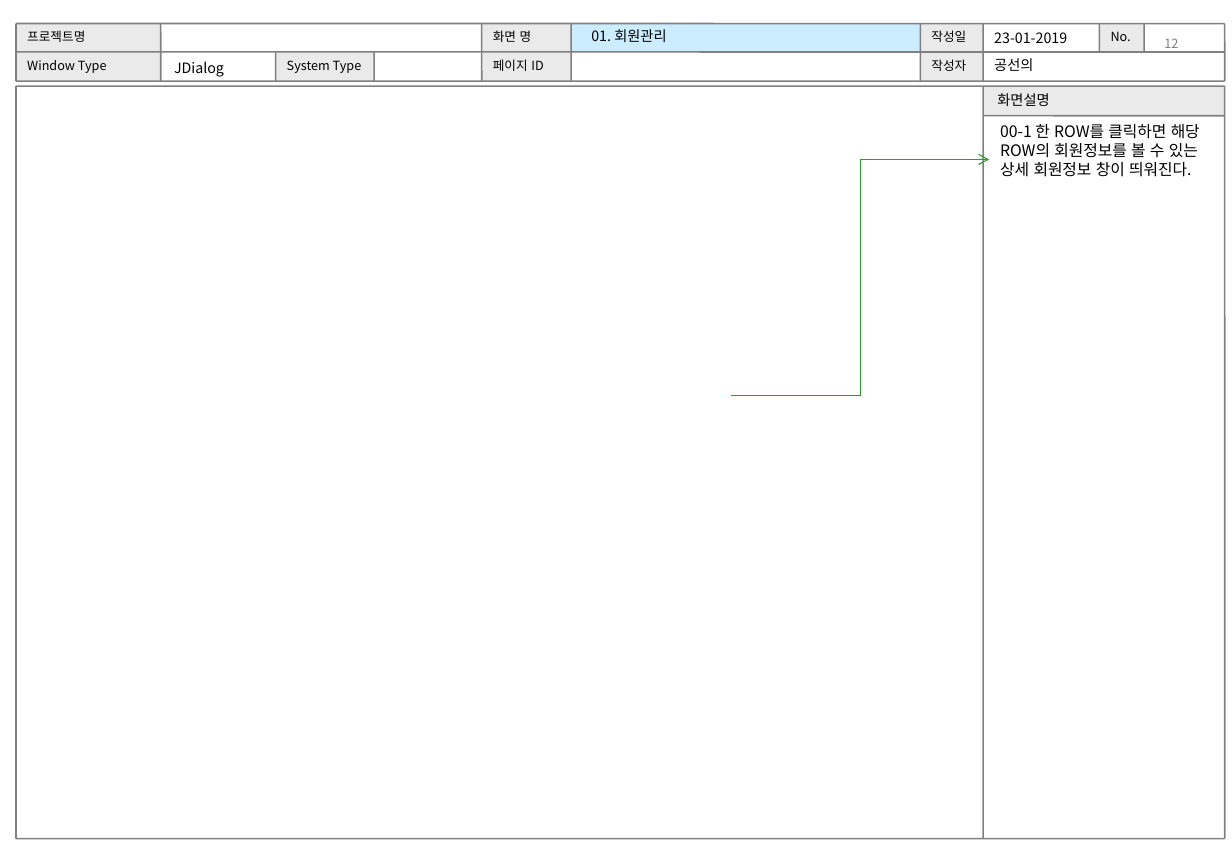
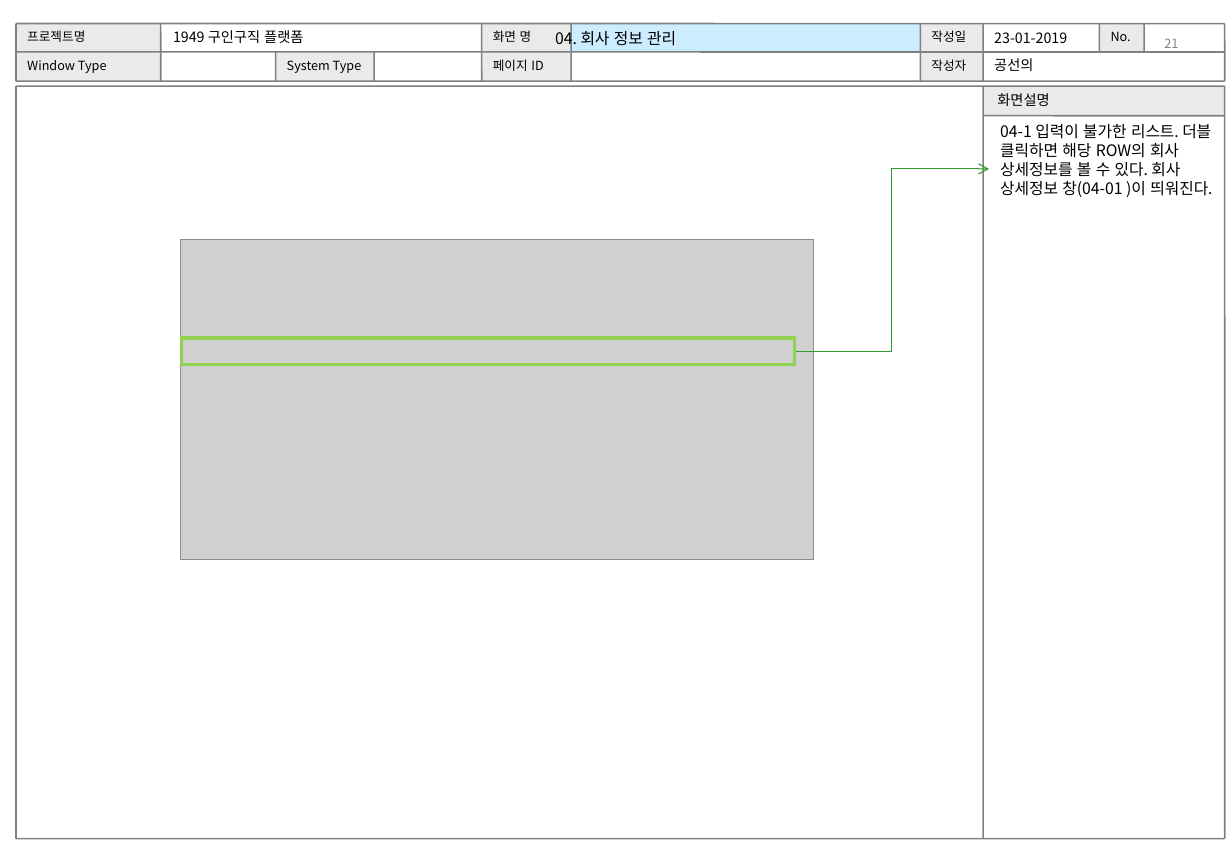
Before and after one commit to WABA82/1949, a slide deck: slide 21 of 02.설계/공선의_UI 설계서_.ppt (slide 12 before the commit). Drawn at 1232x853 pixels with LibreOffice and Linux fonts; fonts in the diff are those of the drawing; grey boxes stand for pictures. Boxes give left, top, right and bottom in pixels: in the first picture for what was removed or moved away, otherwise in the second. Text is boxed around its words. In the diff, an @@ line names an element or a change of style, - is before the commit and + after.

```diff
--- a/02.설계/공선의_UI 설계서_.ppt
+++ b/02.설계/공선의_UI 설계서_.ppt
@@ text at (555, 28, 676, 49): text changed; size 9 to 10 pt @@
-01. 회원관리
+04. 회사 정보 관리
@@ text added at (173, 30, 303, 43), 9 pt, text #000000 @@
+1949 구인구직 플랫폼
@@ page number at (1164, 38, 1178, 52): text changed @@
-12
+21
@@ text removed at (174, 61, 224, 77) @@
-JDialog
@@ text at (1000, 124, 1212, 197): text changed @@
-00-1 한 ROW를 클릭하면 해당 ROW의 회원정보를 볼 수 있는 상세 회원정보 창이 띄워진다.
+04-1 입력이 불가한 리스트. 더블 클릭하면 해당 ROW의 회사 상세정보를 볼 수 있다. 회사 상세정보 창(04-01 )이 띄워진다.
@@ elbow arrow moved from (731, 396) - (989, 159) to (794, 351) - (989, 169) @@
@@ picture added at (181, 240, 813, 559) @@
@@ rectangle added at (182, 338, 794, 364), outline #92D050 2.01 pt @@
```
Also in this commit, not shown: 6 other slides changed, 15 slides added, 1 slide removed.
